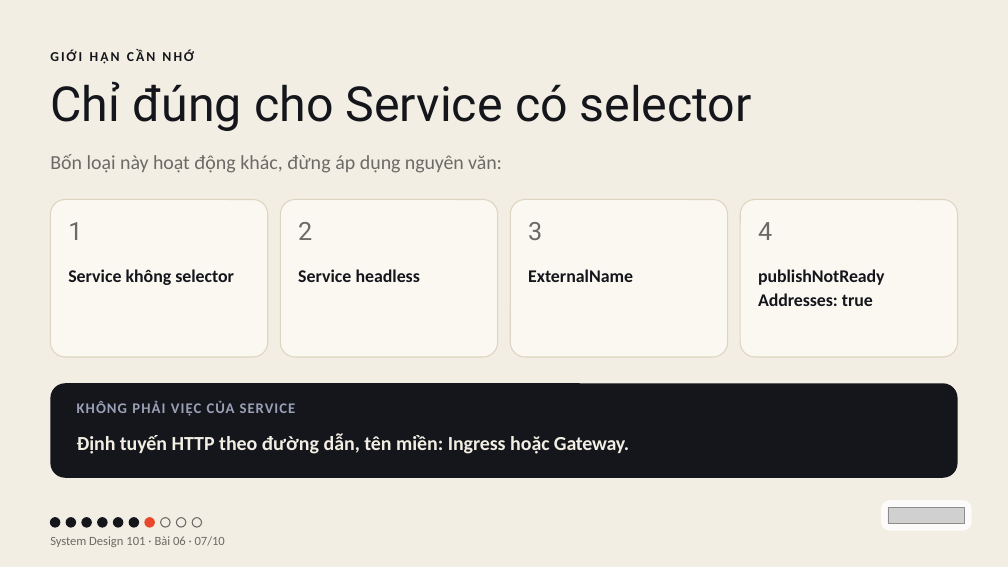
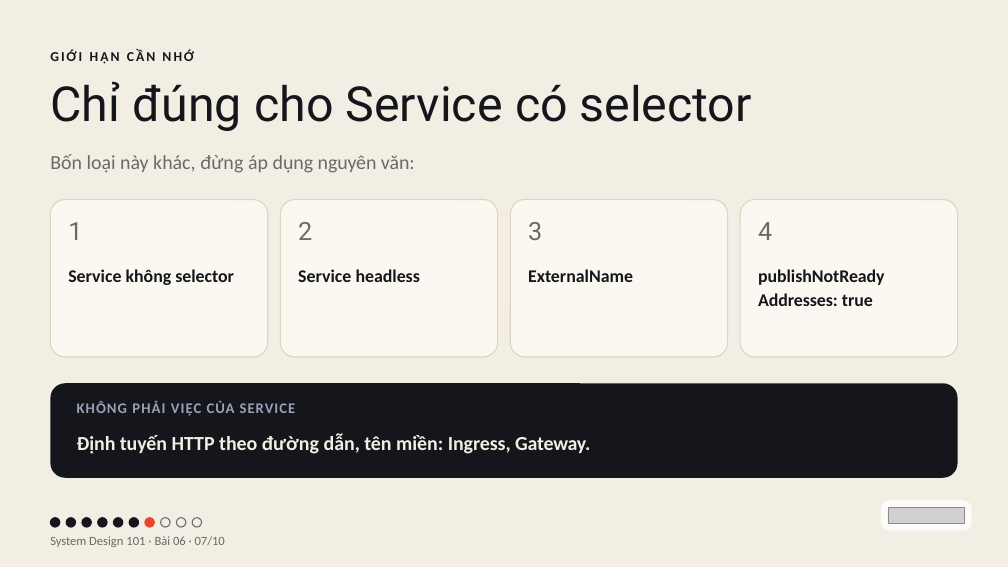
Before and after one commit to vohoailinh90/tool-marketing-studio, a slide deck: slide 7 of system-design-101/vi/lessons/sd-13-006/slides/sd-13-006.pptx. Drawn at 1008x567 pixels with LibreOffice and Linux fonts; fonts in the diff are those of the drawing; grey boxes stand for pictures. Boxes give left, top, right and bottom in pixels: in the first picture for what was removed or moved away, otherwise in the second. Text is boxed around its words. In the diff, an @@ line names an element or a change of style, - is before the commit and + after.

```diff
--- a/system-design-101/vi/lessons/sd-13-006/slides/sd-13-006.pptx
+++ b/system-design-101/vi/lessons/sd-13-006/slides/sd-13-006.pptx
@@ text at <box>50,154,415,173</box>: text changed @@
-Bốn loại này hoạt động khác, đừng áp dụng nguyên văn:
+Bốn loại này khác, đừng áp dụng nguyên văn:
@@ text at <box>77,433,590,454</box>: text changed @@
-Định tuyến HTTP theo đường dẫn, tên miền: Ingress hoặc Gateway.
+Định tuyến HTTP theo đường dẫn, tên miền: Ingress, Gateway.
```
Also in this commit, not shown: 4 other files.
